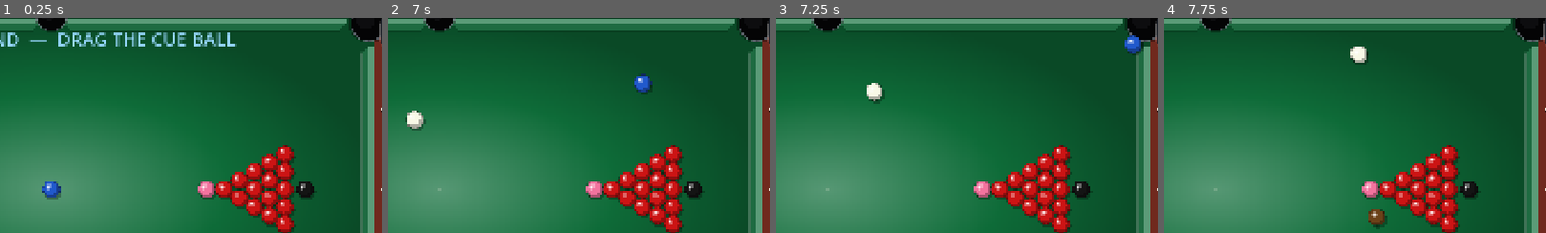
Above: before the commit, frames 1-4 (left to right).
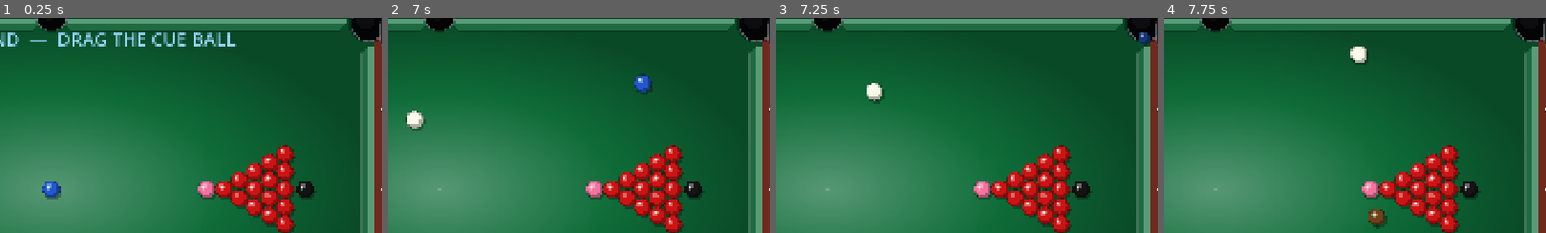
Above: after the commit, the same moments.

Repository: SaadiDK-003/pocket_duel
Game: Godot game, scene res://scenes/snooker/snooker_game.tscn
Same seed, same stepped clock (60 frames per second), same inputs: the game is played once before the commit and once after it. This scene is started directly instead of the project's main scene.
Inputs (mouse positions are % of the whole screen's width and height, from its top left):
- Up to frame 1 (0.25 s): no input
- Up to frame 2 (7 s): click "II" at 0.5 s; click "Restart" at 1.25 s; click "II" at 2 s; click "Restart" at 2.75 s; click "II" at 3.5 s; click "Restart" at 4.25 s; tap Enter at 5 s; drag from (5, 91) to (60, 28) at 5.02 s; drag from (80, 65) to (45, 70) at 5.77 s; click "SHOOT" at 6.5 s
- Up to frame 3 (7.25 s): no input
- Up to frame 4 (7.75 s): move the mouse to (20, 35) at 7.27 s; tap 2 at 7.35 s; click (20, 35) at 7.42 s
The pictures show only the part of the screen within x 43-93%, y 12-62%; the shares and areas given below are measured in that part.

Frames 1-2 are identical in both runs. In frame 3, 0.5% of the frame differs, in the area x 91-98%, y 6-18%; in frame 4, nothing differs.

Commit message:
Pot drop speed matches the ball (no slowdown)
The sink played over a fixed 0.34s regardless of ball speed, so a fast ball
visibly decelerated to fill the time. Now the drop DURATION is derived from the
ball's speed (fast -> ~0.10s, slow -> up to 0.28s) and the ball moves at ~its
incoming speed along the curve, so it flows into the hole without slowing.

Co-Authored-By: Claude Opus 4.8 <noreply@anthropic.com>

Diff:
--- a/scripts/snooker/ball.gd
+++ b/scripts/snooker/ball.gd
@@ -28,9 +28,13 @@
 var starting_position: Vector2 = Vector2.ZERO
 
 # --- Pot animation (sink into the pocket) ---
-const SINK_TIME: float = 0.34
+# The drop duration is derived from the ball's SPEED (fast ball -> quick drop,
+# slow ball -> gentle drop) so it never visibly decelerates to fill a fixed time.
+const SINK_MIN: float = 0.10
+const SINK_MAX: float = 0.28
 var _sinking: bool = false
 var _sink_t: float = 0.0
+var _sink_dur: float = 0.20                # This pot's duration (from speed).
 var _sink_target: Vector2 = Vector2.ZERO   # Local vector to the pocket centre.
 var _sink_dir: Vector2 = Vector2.ZERO      # Ball's travel direction at capture.
 var _sink_speed: float = 0.0               # Ball's speed at capture.
@@ -62,6 +66,9 @@
 	_sink_target = pocket_pos - position
 	_sink_speed = velocity.length()
 	_sink_dir = velocity / _sink_speed if _sink_speed > 1.0 else _sink_target.normalized()
+	# Duration from speed: the ball keeps its pace into the hole (no slowdown).
+	var dist := maxf(_sink_target.length(), 1.0)
+	_sink_dur = clampf(dist / maxf(_sink_speed, 1.0), SINK_MIN, SINK_MAX)
 	velocity = Vector2.ZERO
 	_sinking = true
 	_sink_t = 0.0
@@ -72,8 +79,8 @@
 func _process(delta: float) -> void:
 	if not _sinking:
 		return
-	_sink_t += delta / SINK_TIME
-	if _sink_t >= 1.0:
+	_sink_t += delta
+	if _sink_t >= _sink_dur:
 		_end_sink()
 		visible = false
 	queue_redraw()
@@ -107,11 +114,11 @@
 	if is_potted and not _sinking:
 		return
 	if _sinking:
-		var t := clampf(_sink_t, 0.0, 1.0)
+		var t := clampf(_sink_t / _sink_dur, 0.0, 1.0)
 		# 1) Path: a quadratic Bézier that leaves in the ball's TRAVEL direction and
 		#    curves into the pocket, so momentum is preserved (no sideways snap).
 		var dist := _sink_target.length()
-		var ctrl_len := clampf(_sink_speed * SINK_TIME * 0.5, dist * 0.3, dist * 0.9)
+		var ctrl_len := clampf(_sink_speed * _sink_dur * 0.5, dist * 0.3, dist * 0.9)
 		var p1 := _sink_dir * ctrl_len                       # control point offset
 		var c := 2.0 * (1.0 - t) * t * p1 + t * t * _sink_target   # P0 = 0
 		# 2) Roll to the hole first, THEN drop in: hold size until ~30%, then shrink.
